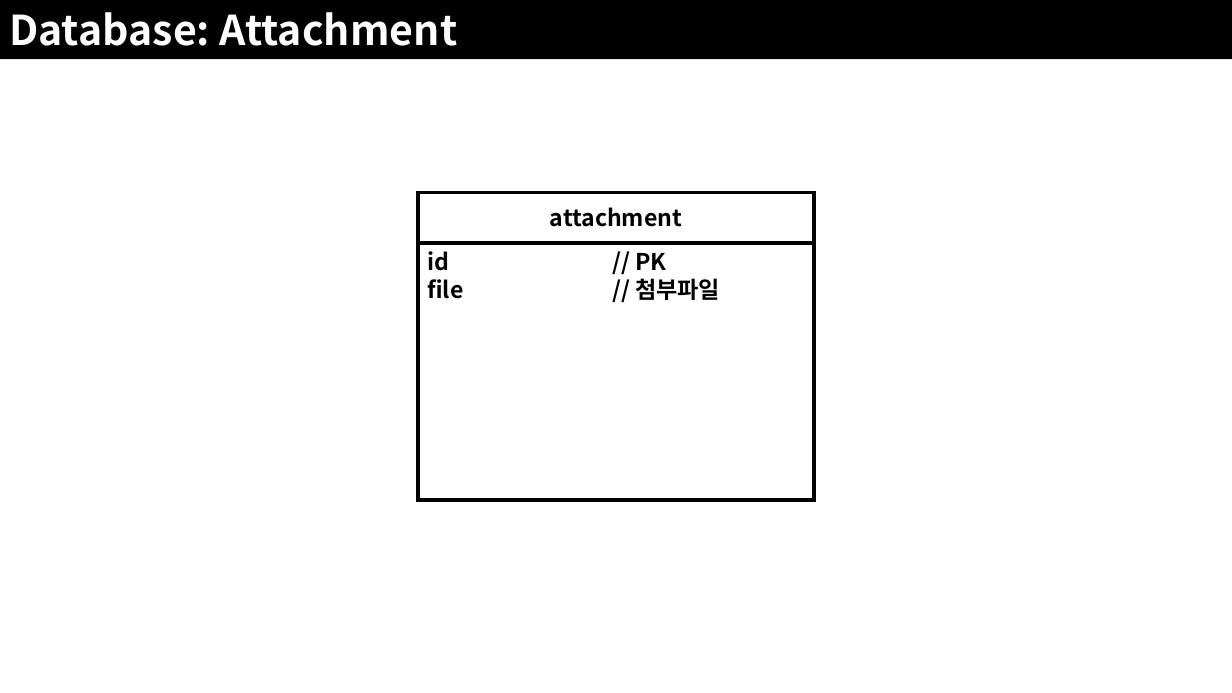
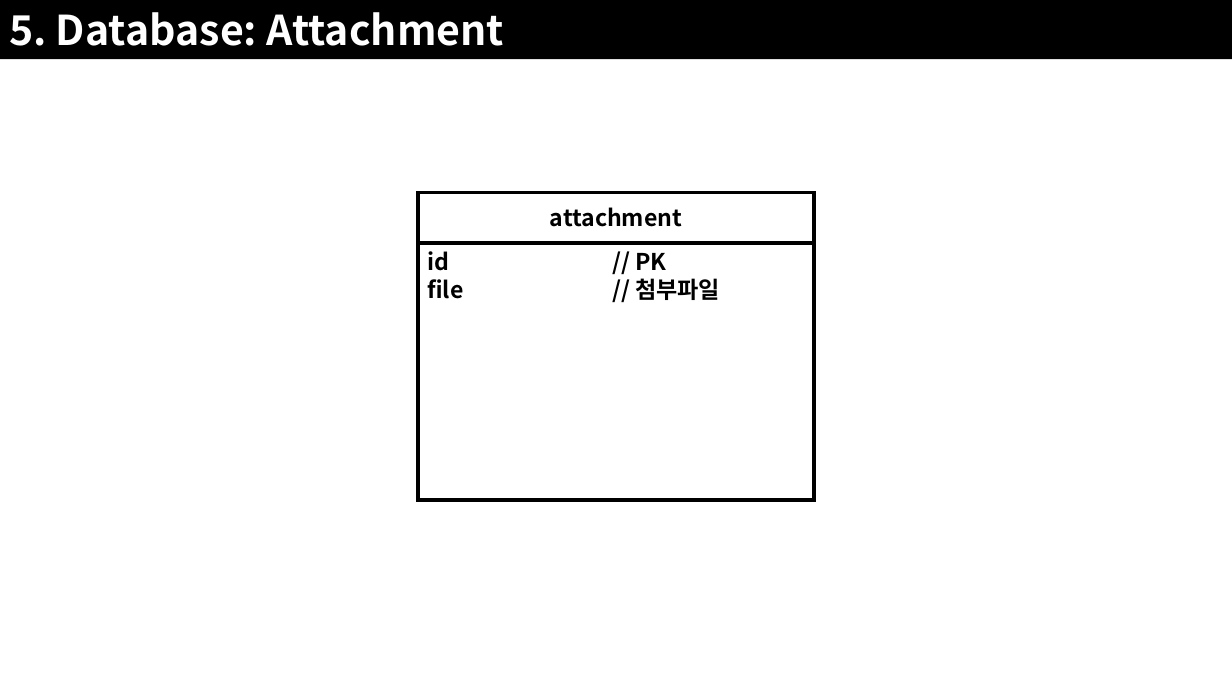
Before and after one commit to JoSihun/CGVR_Lab, a slide deck: slide 24 of documents/01_프로젝트_개발계획.pptx (slide 25 before the commit). Drawn at 1232x693 pixels with LibreOffice and Linux fonts; fonts in the diff are those of the drawing. Boxes give left, top, right and bottom in pixels: in the first picture for what was removed or moved away, otherwise in the second. Text is boxed around its words. In the diff, an @@ line names an element or a change of style, - is before the commit and + after.

```diff
--- a/documents/01_프로젝트_개발계획.pptx
+++ b/documents/01_프로젝트_개발계획.pptx
@@ text in rectangle at <box>9,12,505,46</box>: text changed @@
-Database: Attachment
+5. Database: Attachment
```
Also in this commit, not shown: 23 other slides changed, 7 slides added, 4 slides removed.
